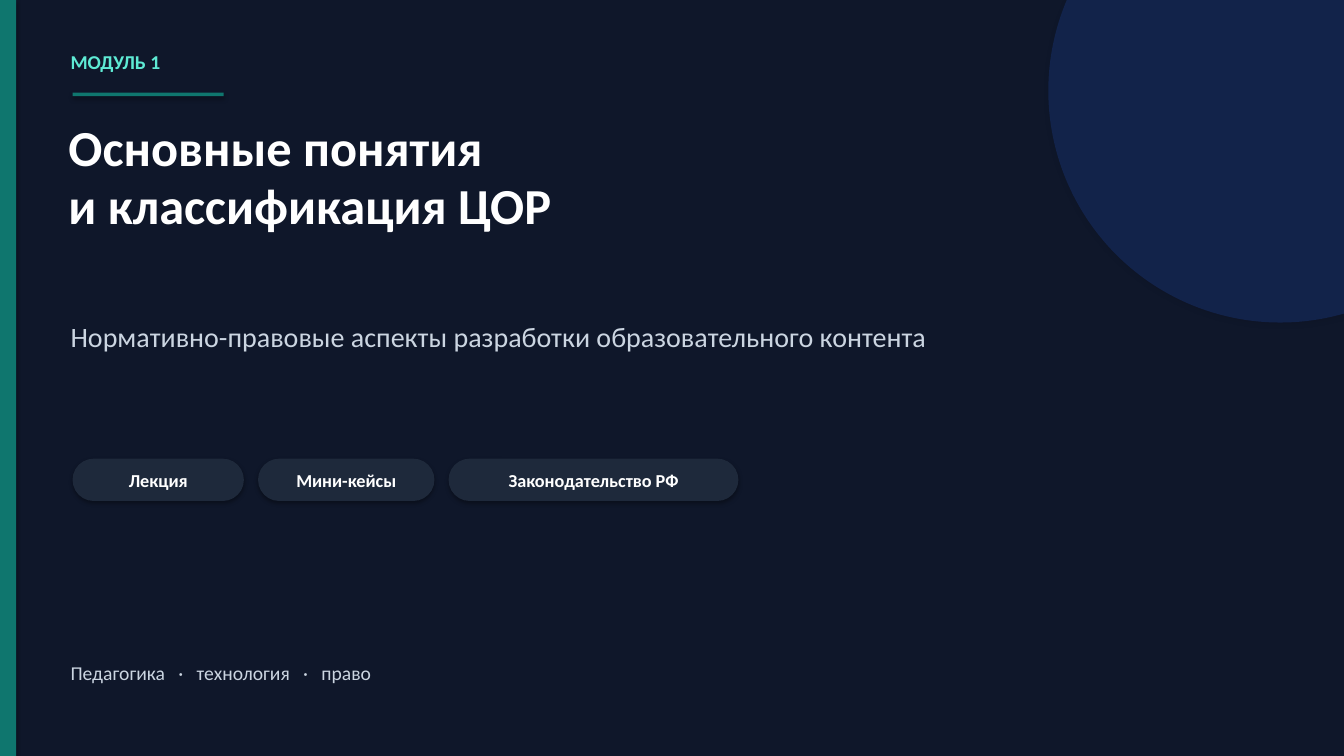
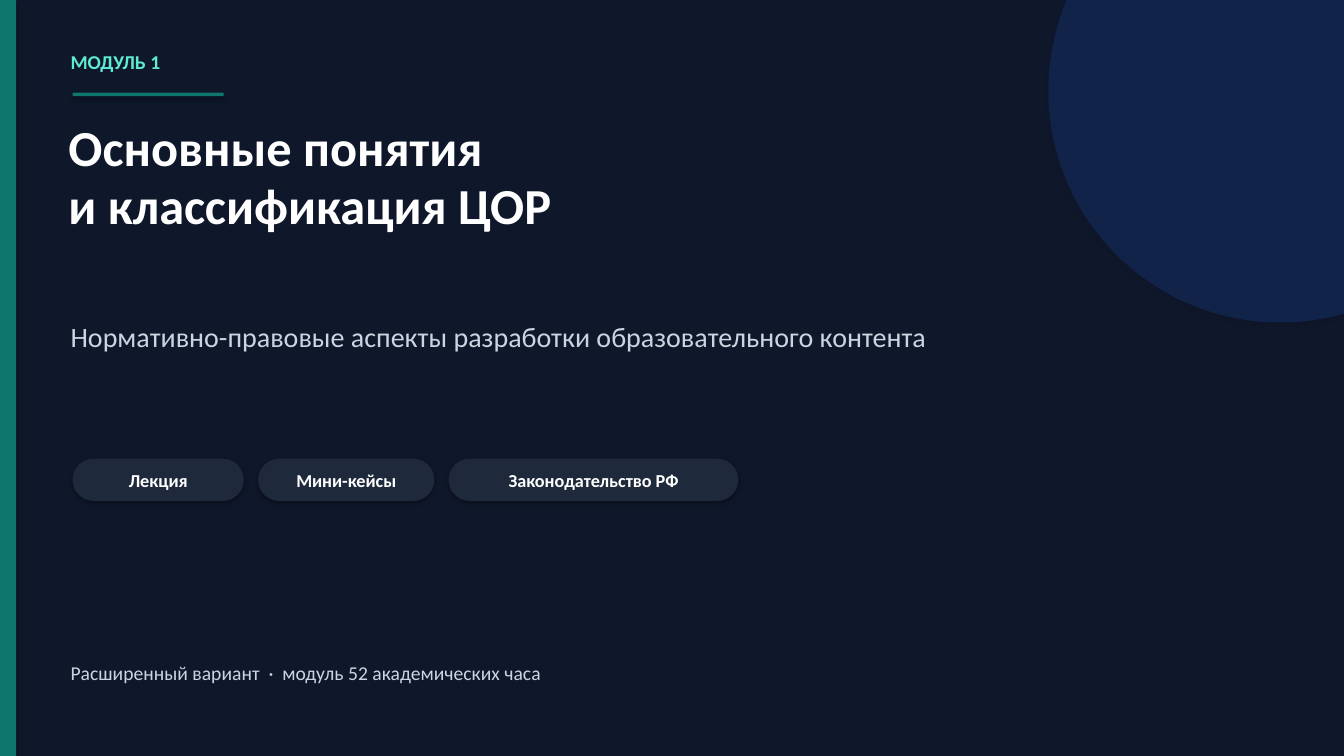
Before and after one commit to NastyaKL95/lms, a slide deck: slide 1 of training-kit/pptx/Тема 1. Основные понятия и классификация ЦОР.pptx. Drawn at 1344x756 pixels with LibreOffice and Linux fonts; fonts in the diff are those of the drawing. Boxes give left, top, right and bottom in pixels: in the first picture for what was removed or moved away, otherwise in the second. Text is boxed around its words. In the diff, an @@ line names an element or a change of style, - is before the commit and + after.

```diff
--- a/training-kit/pptx/Тема 1. Основные понятия и классификация ЦОР.pptx
+++ b/training-kit/pptx/Тема 1. Основные понятия и классификация ЦОР.pptx
@@ text at [71, 666, 540, 683]: text changed @@
-Педагогика · технология · право
+Расширенный вариант · модуль 52 академических часа
```
Also in this commit, not shown: 15 other slides changed, 2 slides added, 14 other files.
